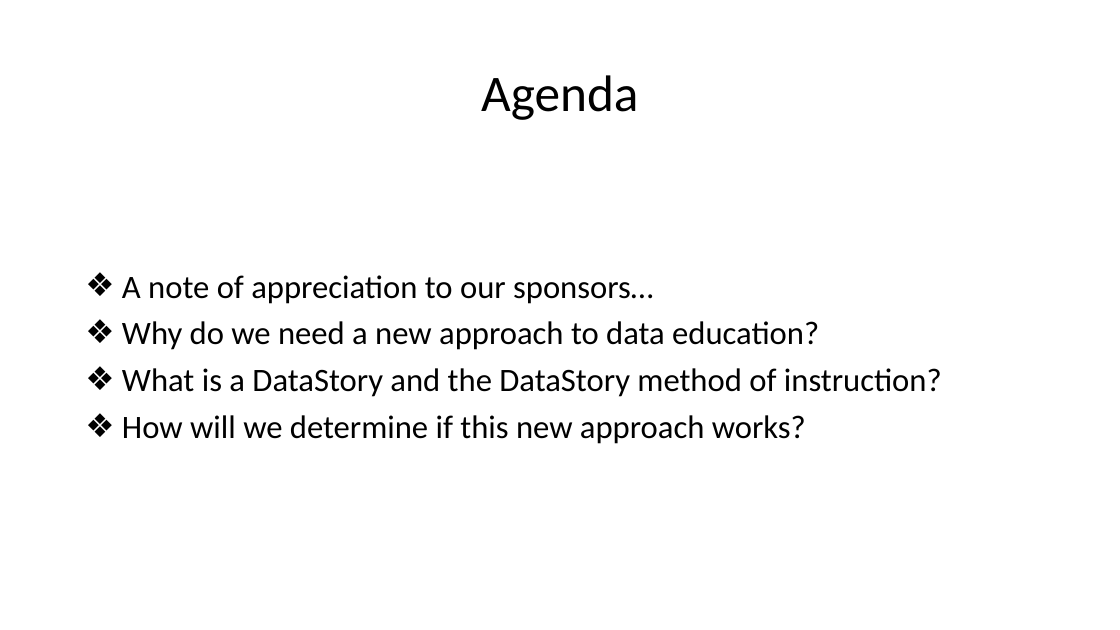
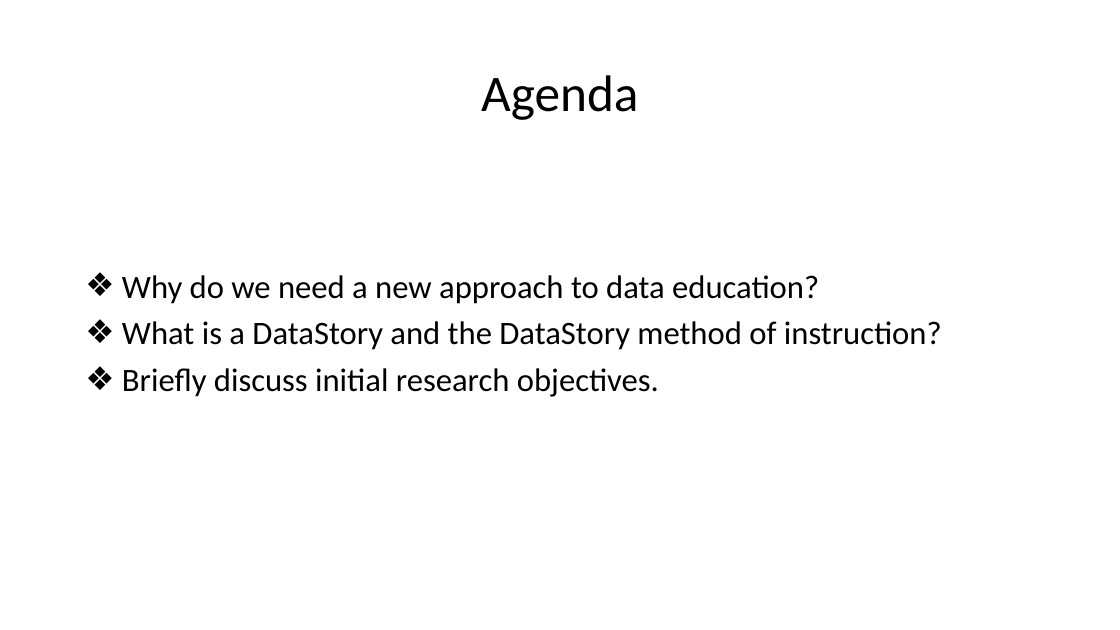
Before and after one commit to mydatastory-dev/projects, a slide deck: slide 3 of _ctsi/ctsi_presentation.pptx (slide 2 before the commit). Drawn at 1120x630 pixels with LibreOffice and Linux fonts; fonts in the diff are those of the drawing. Boxes give left, top, right and bottom in pixels: in the first picture for what was removed or moved away, otherwise in the second. Text is boxed around its words. In the diff, an @@ line names an element or a change of style, - is before the commit and + after.

Commit message:
Initial draft completed.

```diff
--- a/_ctsi/ctsi_presentation.pptx
+++ b/_ctsi/ctsi_presentation.pptx
@@ text at [122,275,653,304]: paragraph removed @@
-❖ A note of appreciation to our sponsors…
@@ text at [122,368,659,397]: text changed @@
-❖ How will we determine if this new approach works?
+❖ Briefly discuss initial research objectives.
```
Also in this commit, not shown: 3 other slides changed, 5 slides added, 1 slide removed.
